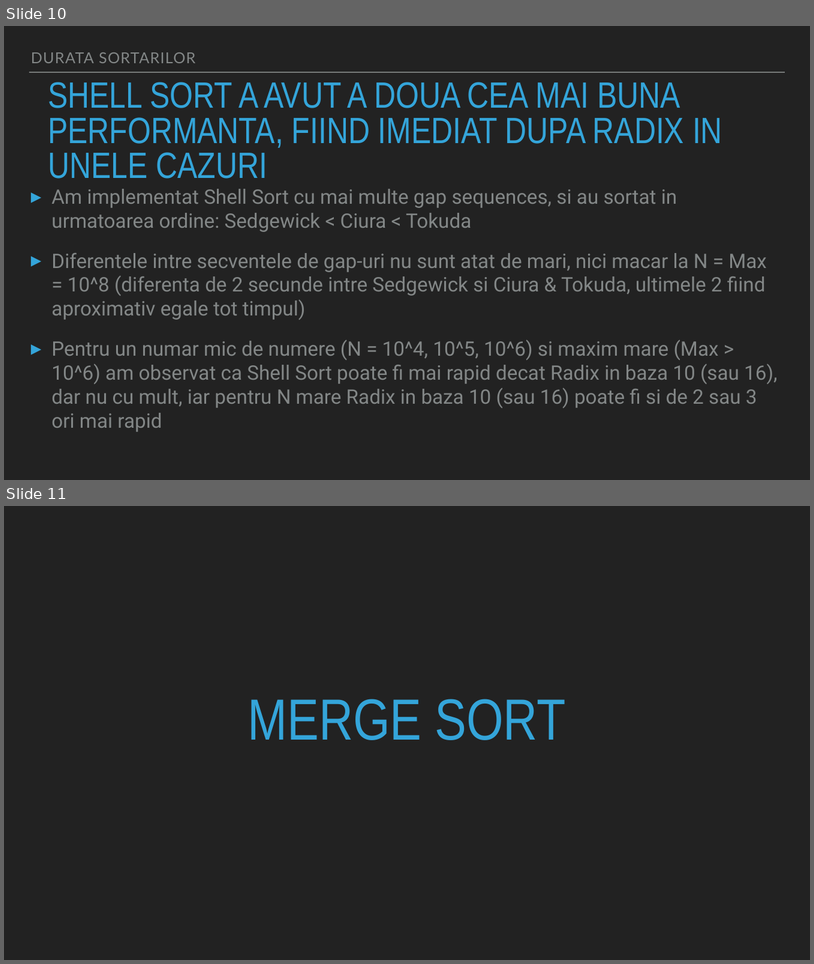
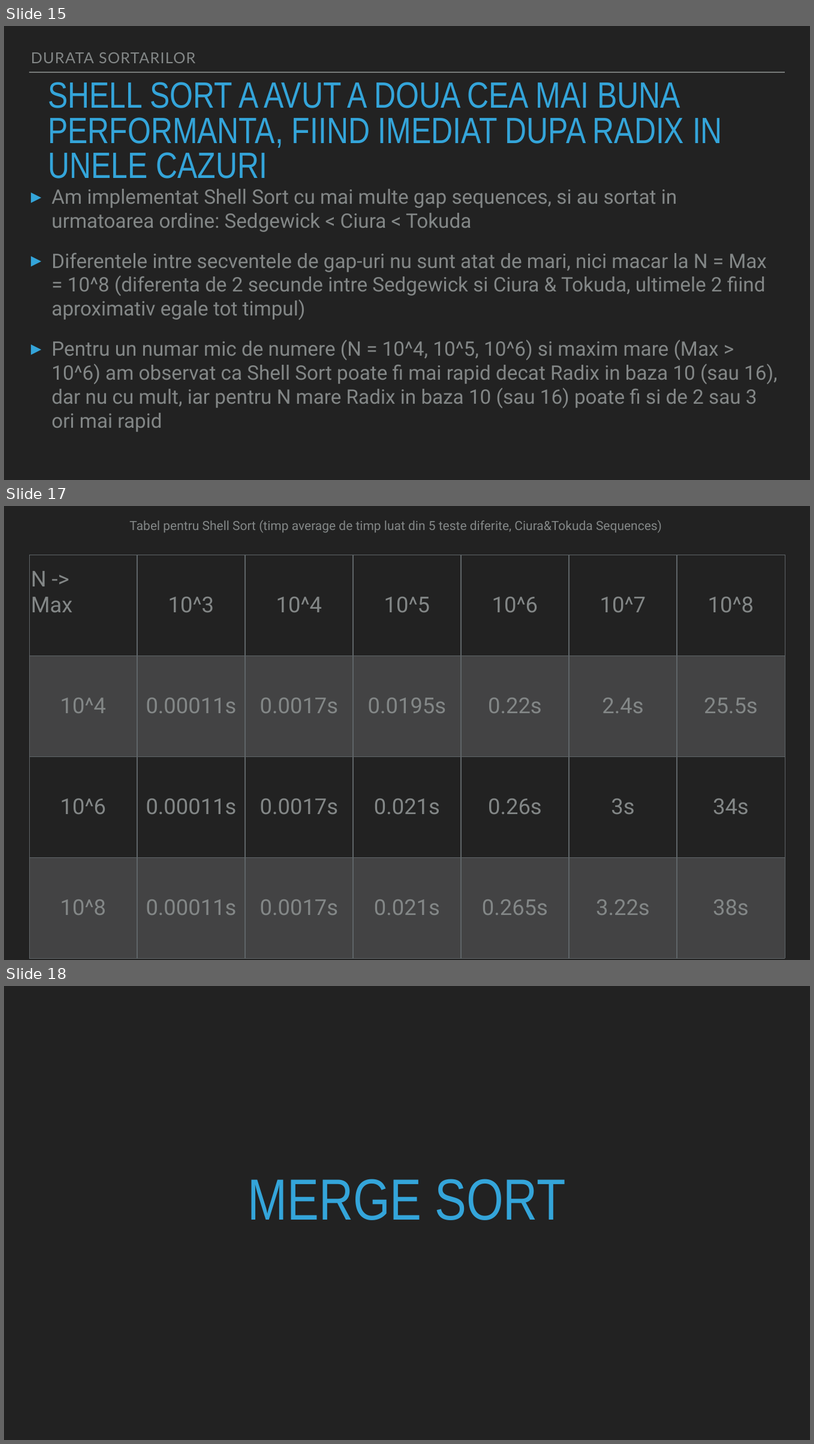
Before and after one commit to silviusinca/university, a slide deck: an1/sem2/sd/lab/tema1/prezentare.pptx. Shown one above the other, each under a label of ours: slides 10 and 11 before the commit, slides 15, 17 and 18 after it; the slides between them are not shown. The pictures are 814x964 and 814x1444 pixels, drawn with LibreOffice and Linux fonts; fonts in the diff are those of the drawing. Boxes give left, top, right and bottom in pixels: in the first picture for what was removed or moved away, otherwise in the second. Text is boxed around its words. In the diff, an @@ line names an element or a change of style, - is before the commit and + after.

```diff
--- a/an1/sem2/sd/lab/tema1/prezentare.pptx
+++ b/an1/sem2/sd/lab/tema1/prezentare.pptx
@@ slide 17 added at [4,506,810,960], background #222222 @@
@@ text added at [129,520,662,533], 30 pt, text #838787 @@
+Tabel pentru Shell Sort (timp average de timp luat din 5 teste diferite, Ciura&Tokuda Sequences)
@@ table added at [29,555,785,958], 4 rows, 7 columns @@
+N -> Max | 10^3 | 10^4 | 10^5 | 10^6 | 10^7 | 10^8
+10^4 | 0.00011s | 0.0017s | 0.0195s | 0.22s | 2.4s | 25.5s
+10^6 | 0.00011s | 0.0017s | 0.021s | 0.26s | 3s | 34s
+10^8 | 0.00011s | 0.0017s | 0.021s | 0.265s | 3.22s | 38s
@@ what was slide 10 is now slide 15 @@
@@ what was slide 11 is now slide 18 @@
```
Also in this commit, not shown: 9 other slides added, 2 other files.
